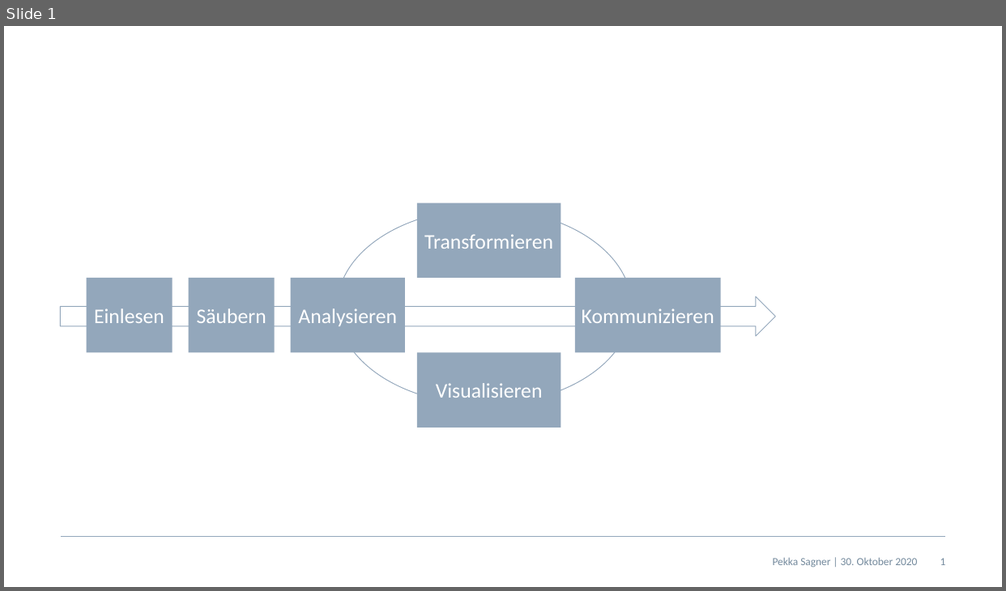
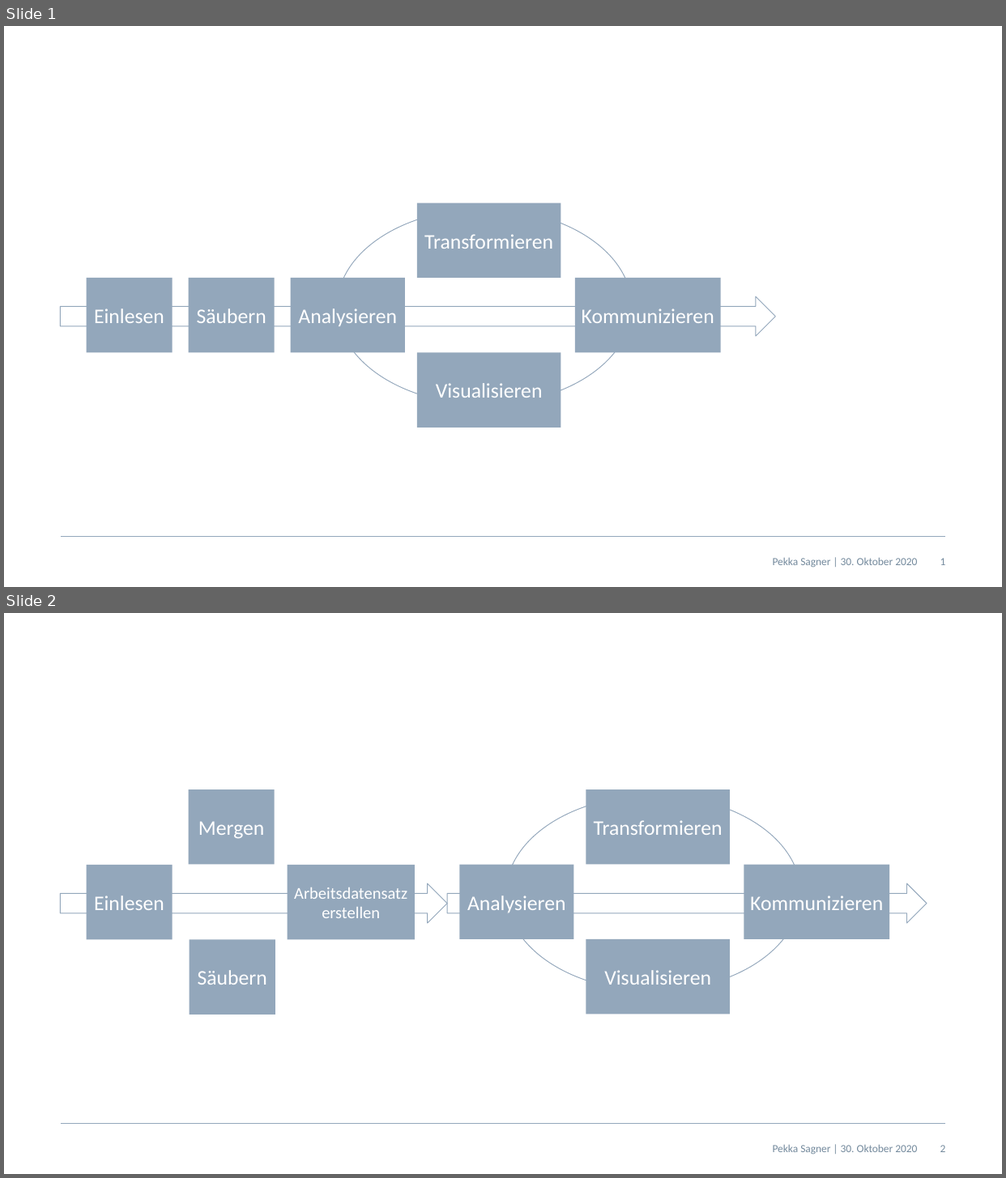
Before and after one commit to pekkasagner/IW-R-Kurs, a slide deck: docs/images/Workflow_Datenanalyse.pptx. Shown one above the other, each under a label of ours: slide 1 before the commit, slides 1 and 2 after it. The pictures are 1006x591 and 1006x1178 pixels, drawn with LibreOffice and Linux fonts; fonts in the diff are those of the drawing; background and template pictures are left out. Boxes give left, top, right and bottom in pixels: in the first picture for what was removed or moved away, otherwise in the second. Text is boxed around its words. In the diff, an @@ line names an element or a change of style, - is before the commit and + after.

```diff
--- a/docs/images/Workflow_Datenanalyse.pptx
+++ b/docs/images/Workflow_Datenanalyse.pptx
@@ slide 2 added at [4, 613, 1002, 1174], background #FFFFFF; not listed: 1 template element that a slide beside it also shows @@
@@ group added at [60, 790, 927, 1015]: 8 rectangles, 2 right arrows, 1 ellipse @@
+Einlesen
+Säubern
+Analysieren
+Transformieren
+Visualisieren
+Kommunizieren
+Mergen
+Arbeitsdatensatz
+erstellen
@@ text added at [773, 1144, 917, 1154], 10.5 pt, text #748A9D @@
+Pekka Sagner | 30. Oktober 2020
@@ page number added at [940, 1145, 946, 1152], 10.5 pt, text #748A9D @@
+2
```
Also in this commit, not shown: 48 other files.
